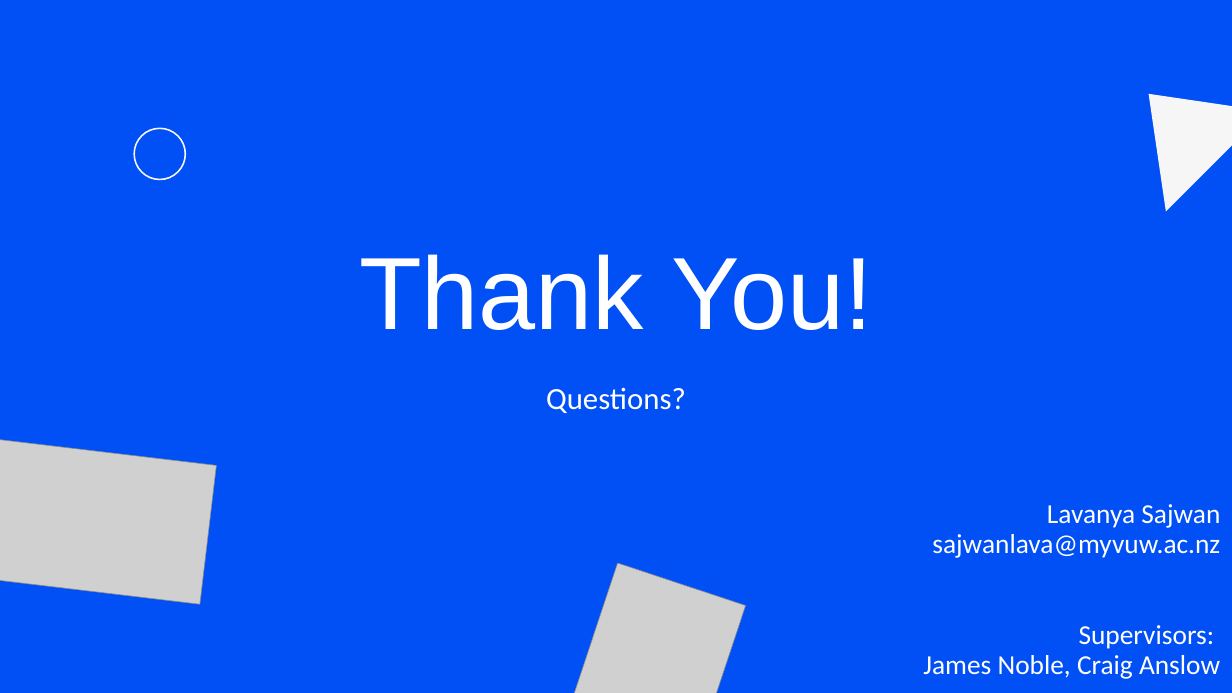
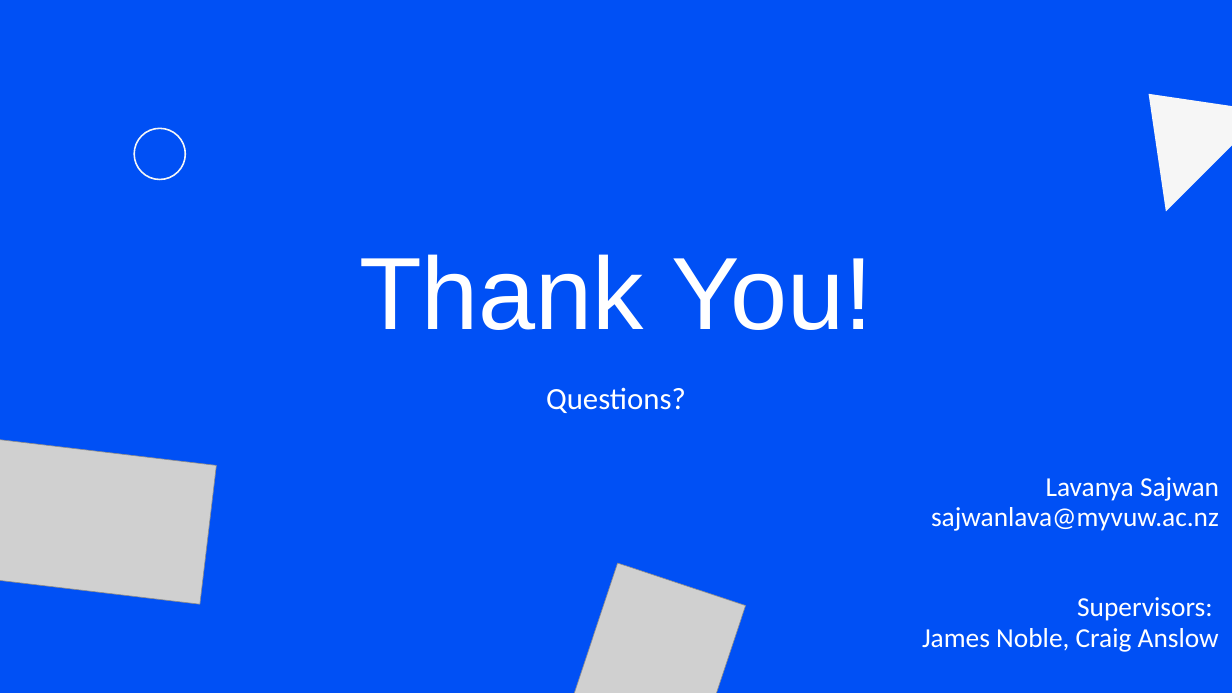
Before and after one commit to sajwanlava/ENGR489, a slide deck: slide 18 of Presentation/Why do Programmers Do What They Do_.pptx. Drawn at 1232x693 pixels with LibreOffice and Linux fonts; fonts in the diff are those of the drawing; grey boxes stand for pictures. Boxes give left, top, right and bottom in pixels: in the first picture for what was removed or moved away, otherwise in the second. Text is boxed around its words. In the diff, an @@ line names an element or a change of style, - is before the commit and + after.

```diff
--- a/Presentation/Why do Programmers Do What They Do_.pptx
+++ b/Presentation/Why do Programmers Do What They Do_.pptx
@@ text "Lavanya Sajwan": place and size @@
-text "Lavanya Sajwan" at [923, 504, 1220, 679]
+text "Lavanya Sajwan" at [922, 477, 1219, 652]
```
Also in this commit, not shown: 4 other slides changed, 1 other file.
